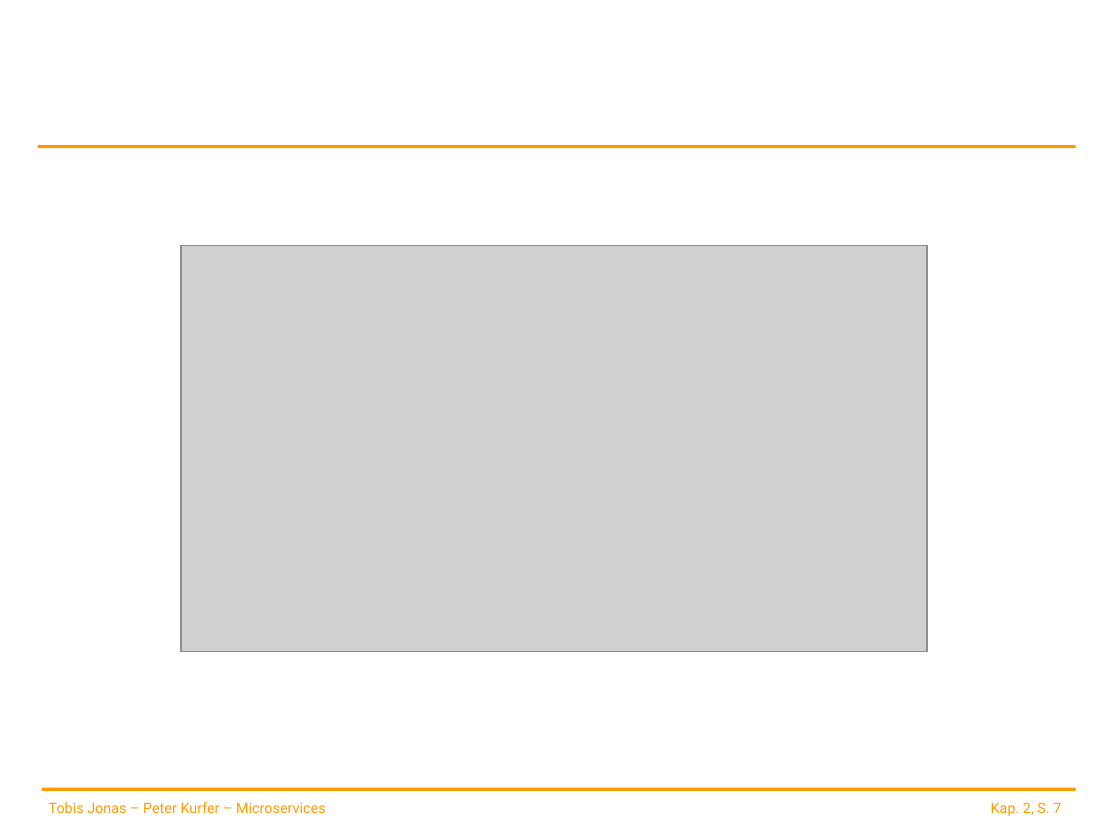
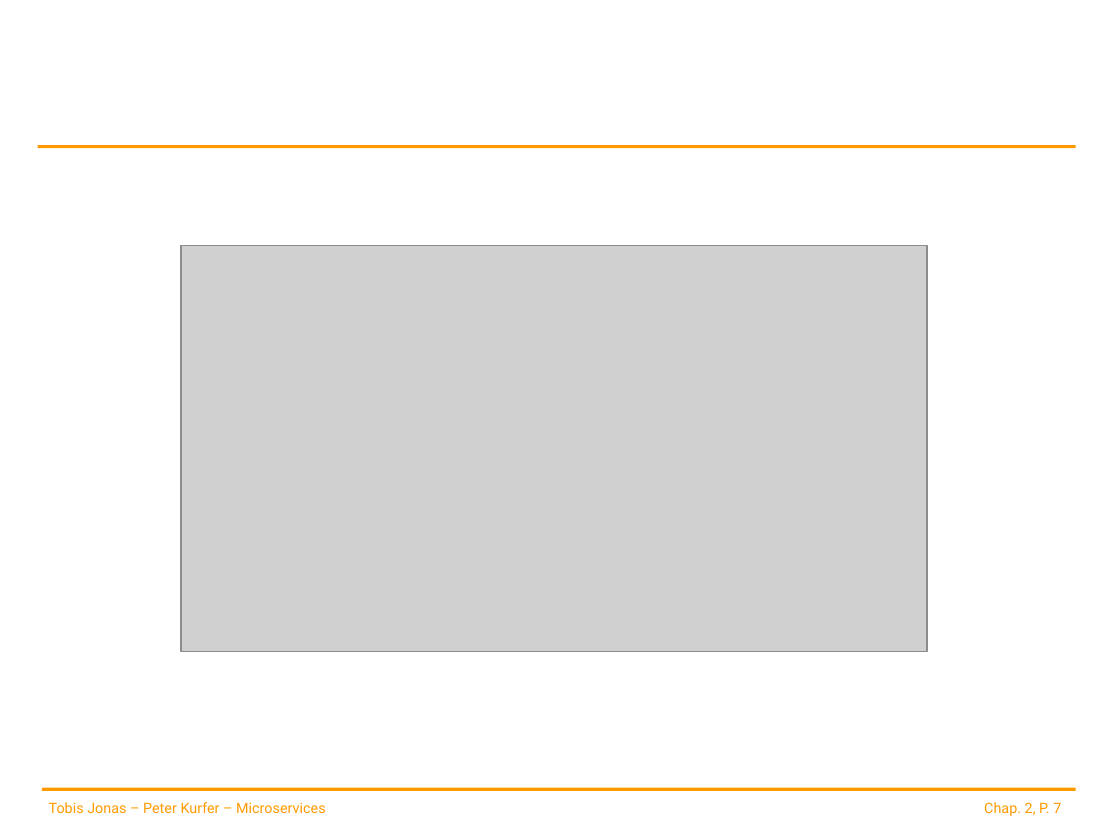
Before and after one commit to spoeck/Lectures, a slide deck: slide 7 of 02-Container-and-Provisioning/ContainerProvisioning.pptx. Drawn at 1120x840 pixels with LibreOffice and Linux fonts; fonts in the diff are those of the drawing; grey boxes stand for pictures; background and template pictures are left out. Boxes give left, top, right and bottom in pixels: in the first picture for what was removed or moved away, otherwise in the second. Text is boxed around its words. In the diff, an @@ line names an element or a change of style, - is before the commit and + after.

```diff
--- a/02-Container-and-Provisioning/ContainerProvisioning.pptx
+++ b/02-Container-and-Provisioning/ContainerProvisioning.pptx
@@ text at (984,802,1061,816): text changed @@
-Kap. 2, S. 7
+Chap. 2, P. 7
```
Also in this commit, not shown: 21 other slides changed, 1 other file.
